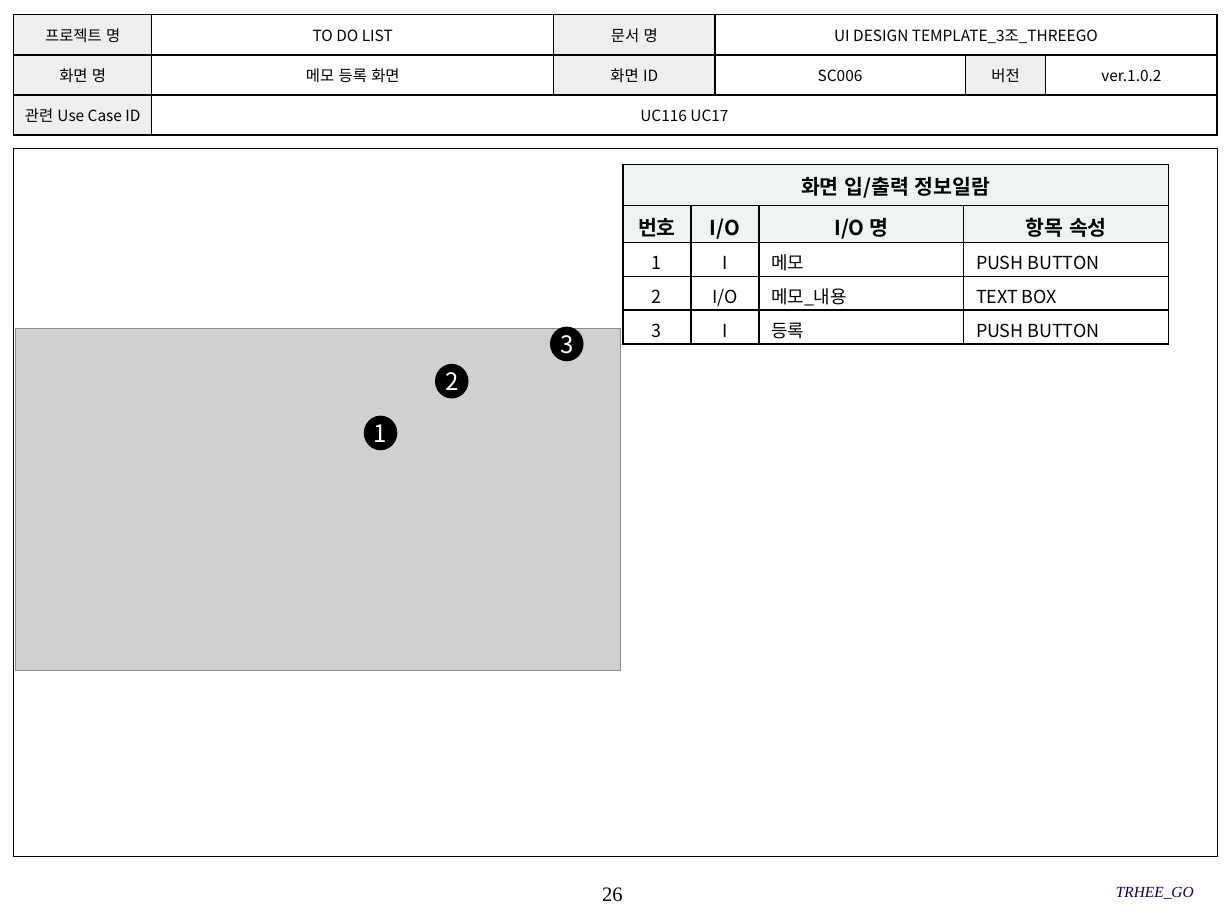
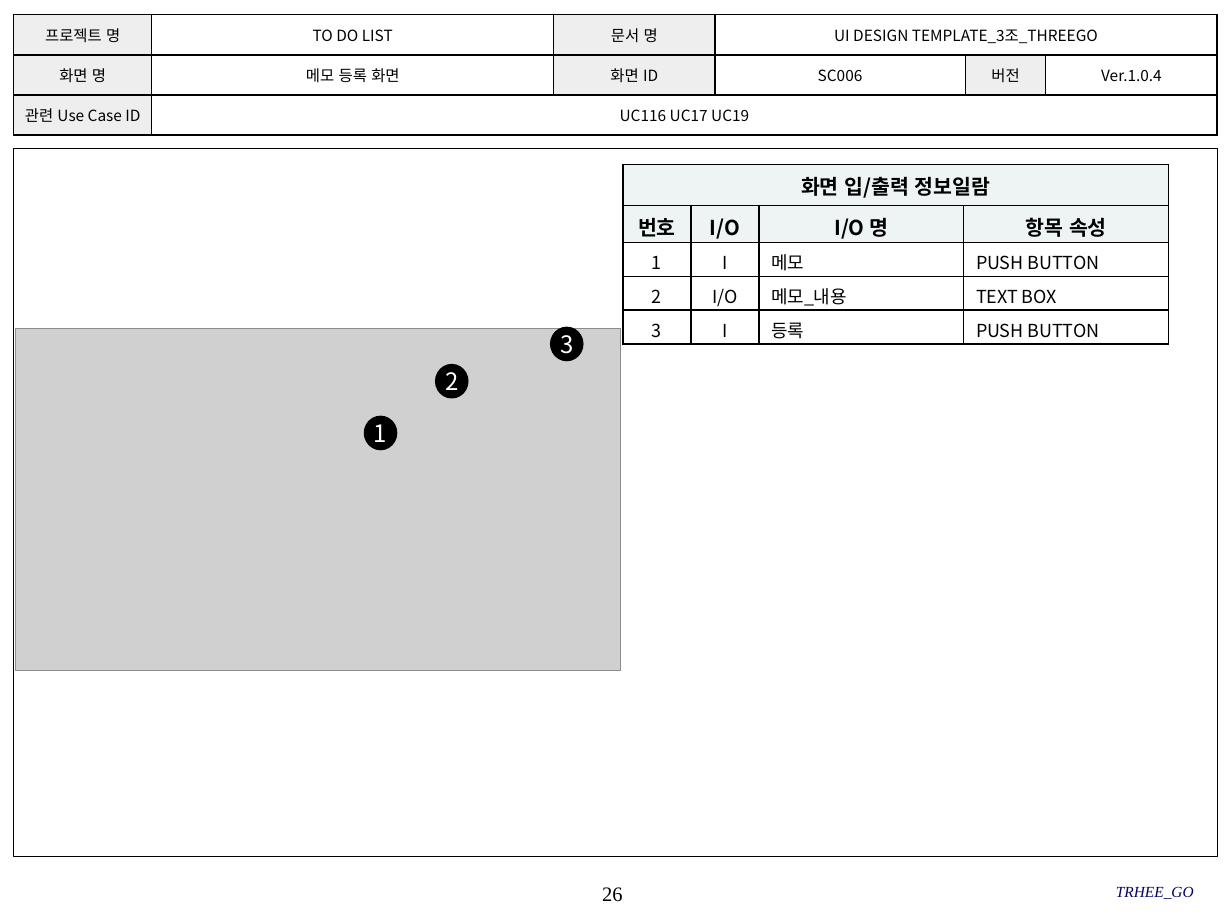
Before and after one commit to SMU-SE-Admin/18-1_3_THREEGO_Doc, a slide deck: slide 26 of 03 설계/UI Design Template_3조_THREEGO.pptx. Drawn at 1232x924 pixels with LibreOffice and Linux fonts; fonts in the diff are those of the drawing; grey boxes stand for pictures; background and template pictures are left out. Boxes give left, top, right and bottom in pixels: in the first picture for what was removed or moved away, otherwise in the second. Text is boxed around its words. In the diff, an @@ line names an element or a change of style, - is before the commit and + after.

```diff
--- a/03 설계/UI Design Template_3조_THREEGO.pptx
+++ b/03 설계/UI Design Template_3조_THREEGO.pptx
@@ table at (14,15,1216,136) @@
-row 2, column 6: ver.1.0.2
+row 2, column 6: Ver.1.0.4
-row 3, column 2: UC116 UC17
+row 3, column 2: UC116 UC17 UC19
```
Also in this commit, not shown: 22 other slides changed.
